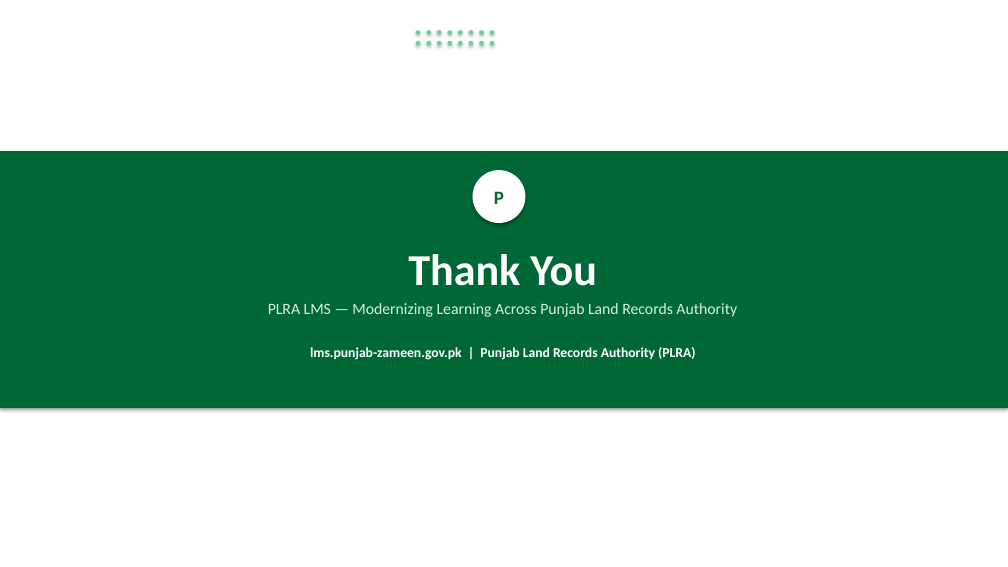
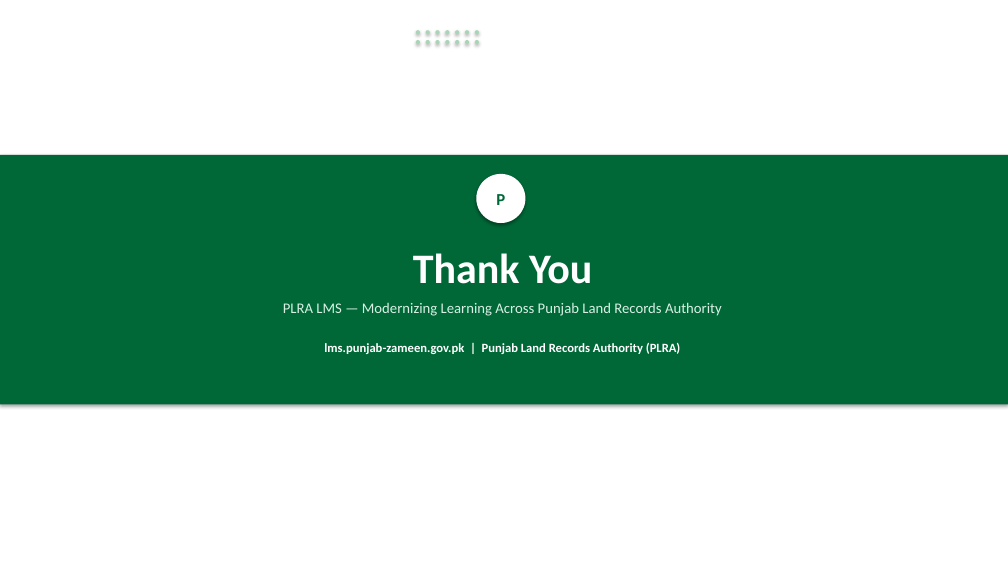
Before and after one commit to GulraizAhmed/GulraizAhmed, a slide deck: slide 18 of PLRA_LMS_Presentation.pptx. Drawn at 1008x567 pixels with LibreOffice and Linux fonts; fonts in the diff are those of the drawing. Boxes give left, top, right and bottom in pixels: in the first picture for what was removed or moved away, otherwise in the second. Text is boxed around its words. In the diff, an @@ line names an element or a change of style, - is before the commit and + after.

```diff
--- a/PLRA_LMS_Presentation.pptx
+++ b/PLRA_LMS_Presentation.pptx
@@ fill #66D2A0 to #A8D5B5 in 14 elements at <box>416,30,420,35</box>, <box>426,30,430,35</box>, <box>436,30,440,35</box>, <box>445,30,450,35</box>, <box>455,30,460,35</box>, <box>465,30,470,35</box>, <box>475,30,479,35</box>, <box>475,40,479,45</box>, <box>465,40,470,45</box>, <box>455,40,460,45</box>, <box>445,40,450,45</box>, <box>436,40,440,45</box>, <box>426,40,430,45</box>, <box>416,40,420,45</box> @@
@@ ellipse: place and size @@
-ellipse at <box>490,30,495,35</box>
+ellipse at <box>416,40,420,45</box>
@@ 3 ellipses: place and size @@
-3 ellipses at <box>416,41,442,45</box>
+3 ellipses at <box>426,40,450,45</box>
@@ 3 ellipses: place and size @@
-3 ellipses at <box>448,41,473,45</box>
+3 ellipses at <box>455,40,479,45</box>
@@ ellipse: place and size @@
-ellipse at <box>469,30,473,35</box>
+ellipse at <box>465,30,470,35</box>
@@ ellipse: place and size @@
-ellipse at <box>479,30,484,35</box>
+ellipse at <box>475,30,479,35</box>
@@ ellipse removed at <box>479,41,484,45</box> @@
@@ ellipse removed at <box>490,41,495,45</box> @@
@@ rectangle: place and size @@
-rectangle at <box>0,151,1008,408</box>
+rectangle at <box>0,155,1008,405</box>
@@ ellipse "P": place and size @@
-ellipse "P" at <box>473,170,526,223</box>
+ellipse "P" at <box>476,174,526,223</box>
@@ ellipse "P" at <box>476,174,526,223</box>: size 18 to 16 pt; less space between paragraphs @@
@@ text "Thank You" at <box>413,253,592,284</box>: size 42 to 40 pt; less space between paragraphs @@
@@ text "PLRA LMS — Modernizing Learning ..." at <box>283,302,722,316</box>: size 15 to 14 pt; less space between paragraphs @@
@@ text "lms.punjab-zameen.gov.pk | Punjab Land Records ..." at <box>324,343,681,354</box>: size 13 to 12 pt; less space between paragraphs @@
```
Also in this commit, not shown: 17 other slides changed, 1 other file.
